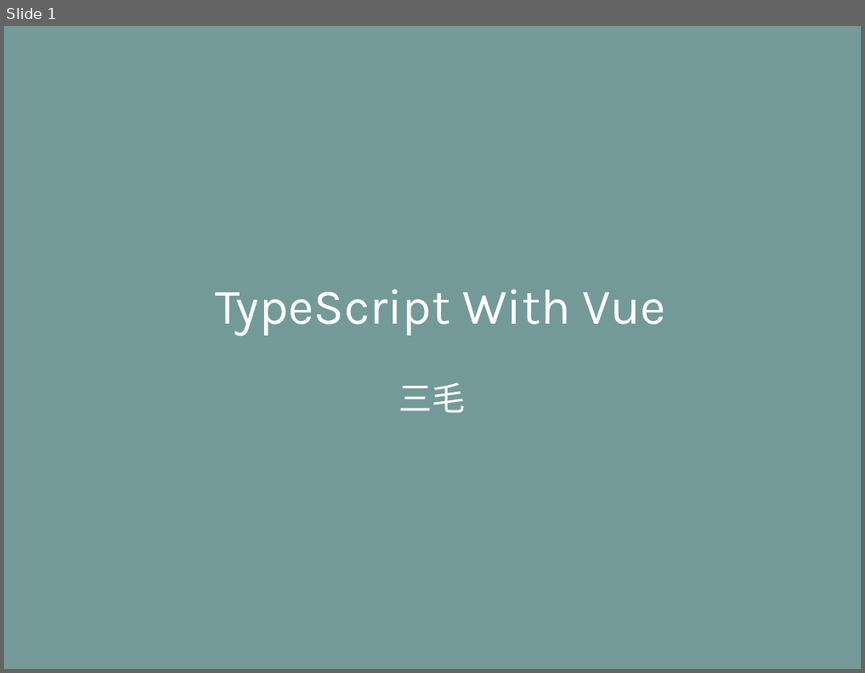
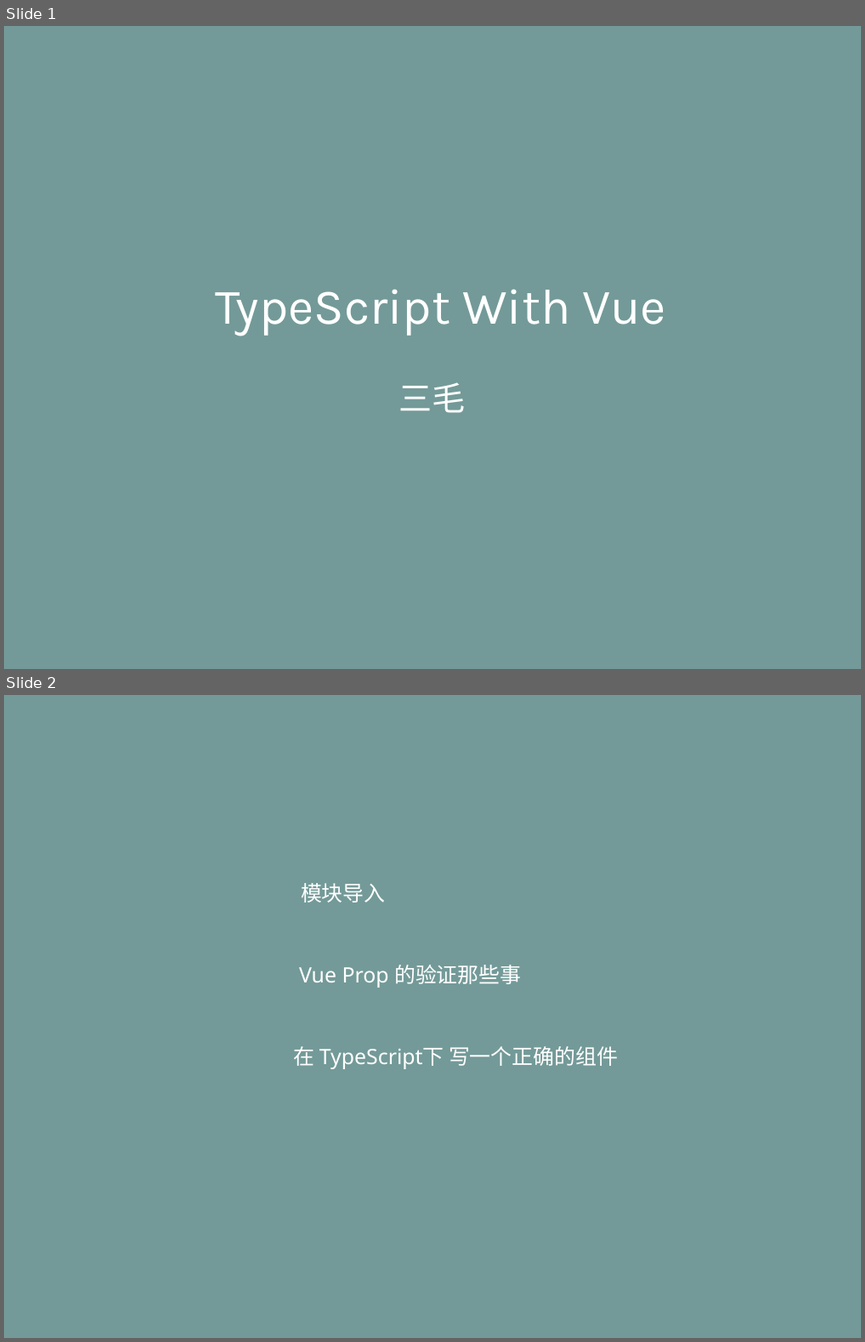
Before and after one commit to life0727/blog, a slide deck: ppt/typescript（三）.pptx. Shown one above the other, each under a label of ours: slide 1 before the commit, slides 1 and 2 after it. The pictures are 865x673 and 865x1342 pixels, drawn with LibreOffice and Linux fonts; fonts in the diff are those of the drawing. Boxes give left, top, right and bottom in pixels: in the first picture for what was removed or moved away, otherwise in the second. Text is boxed around its words. In the diff, an @@ line names an element or a change of style, - is before the commit and + after.

```diff
--- a/ppt/typescript（三）.pptx
+++ b/ppt/typescript（三）.pptx
@@ slide 2 added at <box>4,695,861,1338</box>, background #739A98 @@
@@ text added at <box>301,883,385,902</box>, 28 pt, text #FFFFFF @@
+模块导入
@@ text added at <box>299,964,521,987</box>, 28 pt, text #FFFFFF @@
+Vue Prop 的验证那些事
@@ text added at <box>293,1046,618,1069</box>, 28 pt, text #FFFFFF @@
+在 TypeScript下 写一个正确的组件
```
Also in this commit, not shown: 3 other slides added, 1 slide removed.
